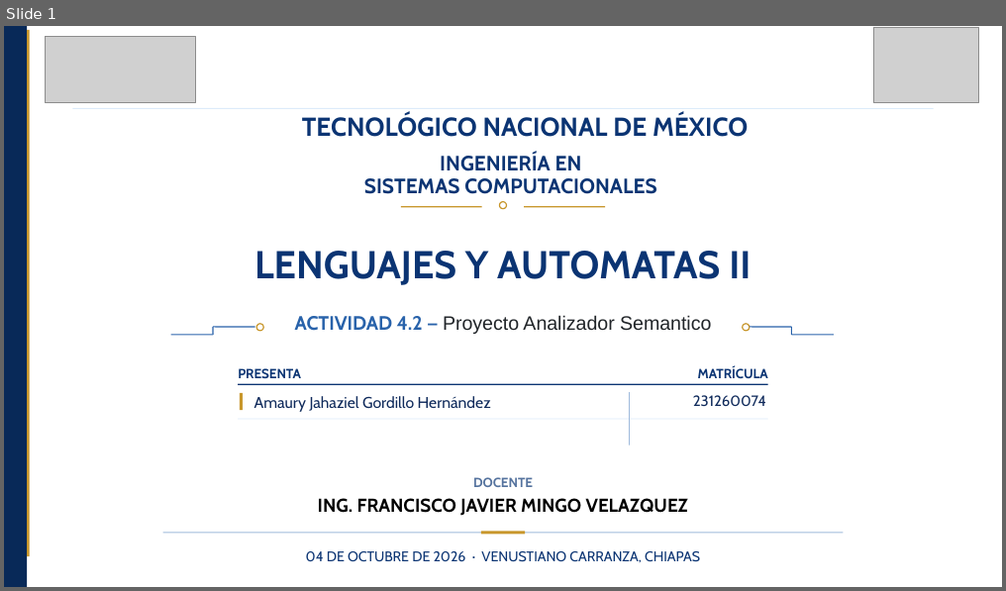
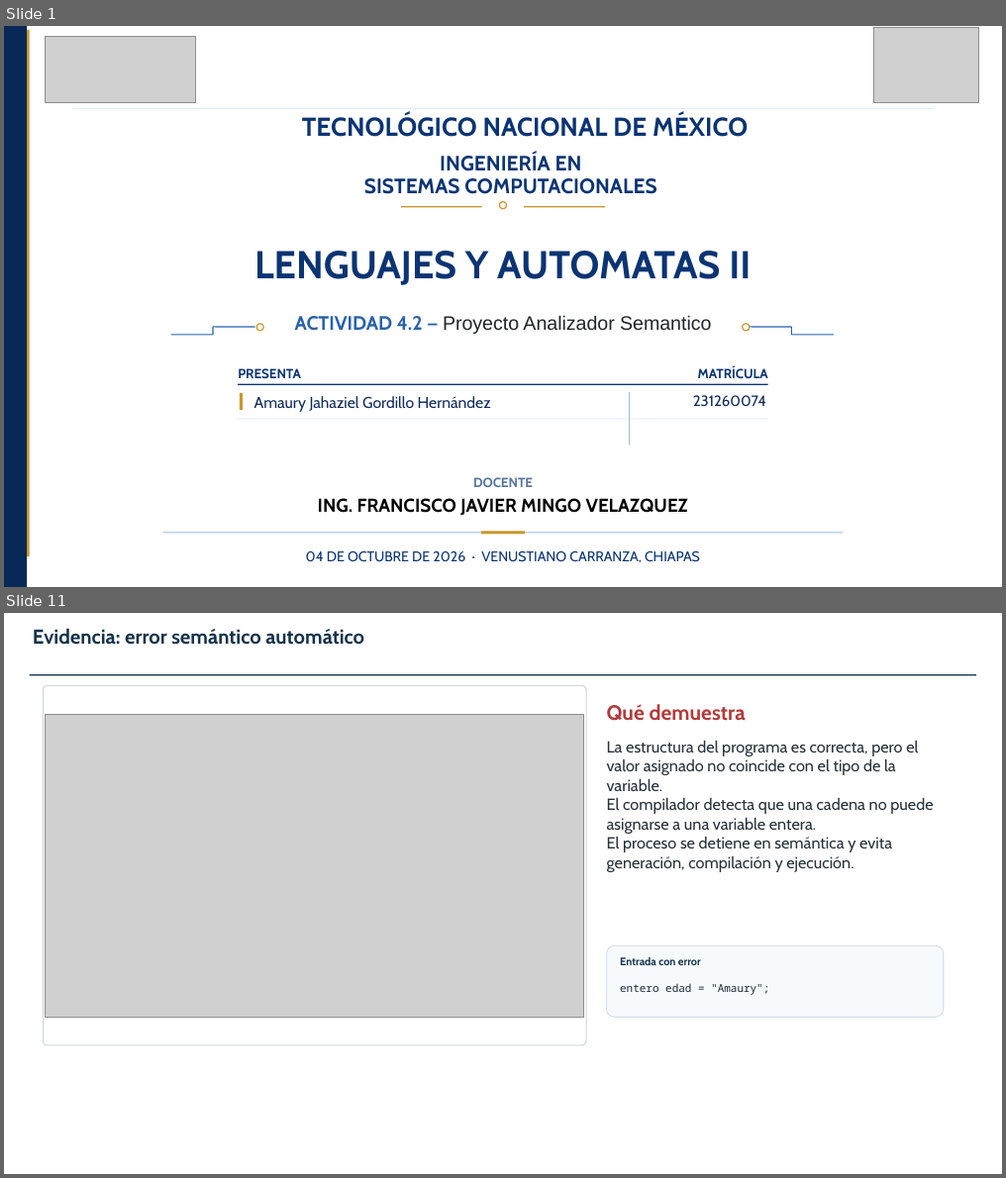
Before and after one commit to amaurycolochos-cpu/LENGUAJES-Y-AUTOMATAS-II, a slide deck: LYA-ll-Tema-4/Actividad 4.2 Proyecto Analizador Semantico_AmauryGordillo_LYA-II_7ISCM.pptx. Shown one above the other, each under a label of ours: slide 1 before the commit, slides 1 and 11 after it; the slides between them are not shown. The pictures are 1006x591 and 1006x1178 pixels, drawn with LibreOffice and Linux fonts; fonts in the diff are those of the drawing; grey boxes stand for pictures; background and template pictures are left out. Boxes give left, top, right and bottom in pixels: in the first picture for what was removed or moved away, otherwise in the second. Text is boxed around its words. In the diff, an @@ line names an element or a change of style, - is before the commit and + after.

```diff
--- a/LYA-ll-Tema-4/Actividad 4.2 Proyecto Analizador Semantico_AmauryGordillo_LYA-II_7ISCM.pptx
+++ b/LYA-ll-Tema-4/Actividad 4.2 Proyecto Analizador Semantico_AmauryGordillo_LYA-II_7ISCM.pptx
@@ slide 11 added at [4,613,1002,1174], background #FFFFFF @@
@@ text added at [33,628,364,645], 19.4 pt, text #14324B, bold @@
+Evidencia: error semántico automático
@@ line added from (30, 675) to (976, 675), #14324B 1.3 pt @@
@@ rounded rectangle added at [43,685,586,1046], outline #D0D6DC 1 pt @@
@@ picture added at [46,714,584,1017] @@
@@ text added at [607,704,746,721], 20 pt, text #B33A3A, bold @@
+Qué demuestra
@@ text added at [607,740,933,872], 15.5 pt, text #27323A @@
+La estructura del programa es correcta, pero el valor asignado no coincide con el tipo de la variable.
+El compilador detecta que una cadena no puede asignarse a una variable entera.
+El proceso se detiene en semántica y evita generación, compilación y ejecución.
@@ rounded rectangle added at [607,947,944,1017], fill #F7FAFC, outline #D9E1E8 1 pt @@
@@ text added at [620,957,701,965], 10.5 pt, text #14324B, bold @@
+Entrada con error
@@ text added at [620,983,769,995], 10.5 pt, text #1D2935 @@
+entero edad = "Amaury";
```
Also in this commit, not shown: 2 slides changed, 11 other slides added, 10 slides removed.
